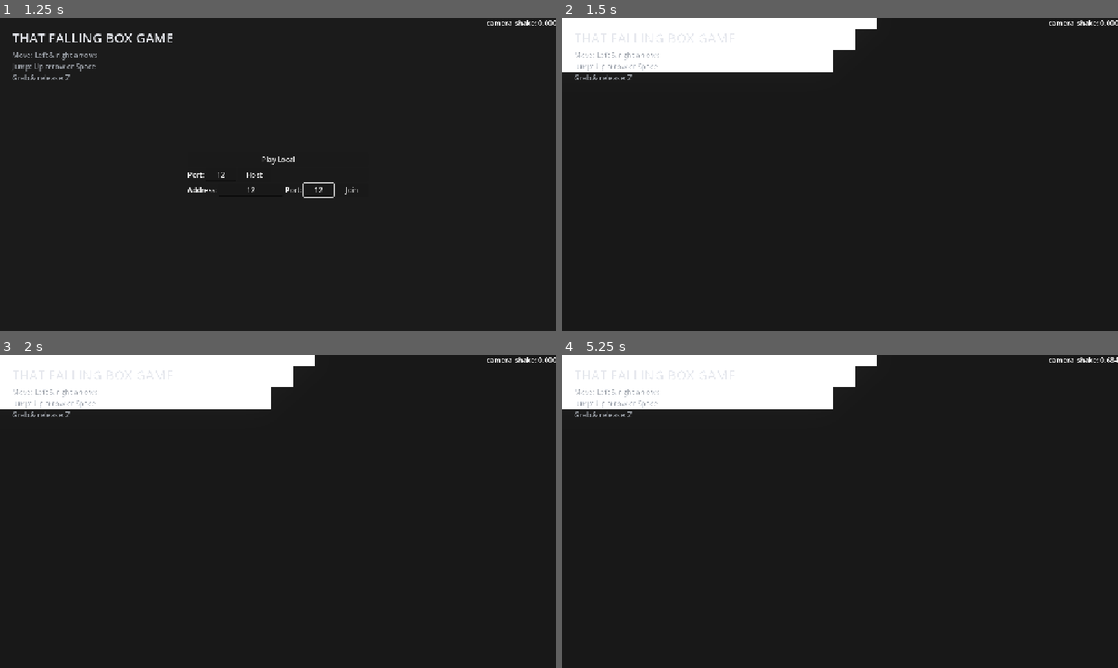
Above: before the commit, frames 1-4 (two rows, left to right).
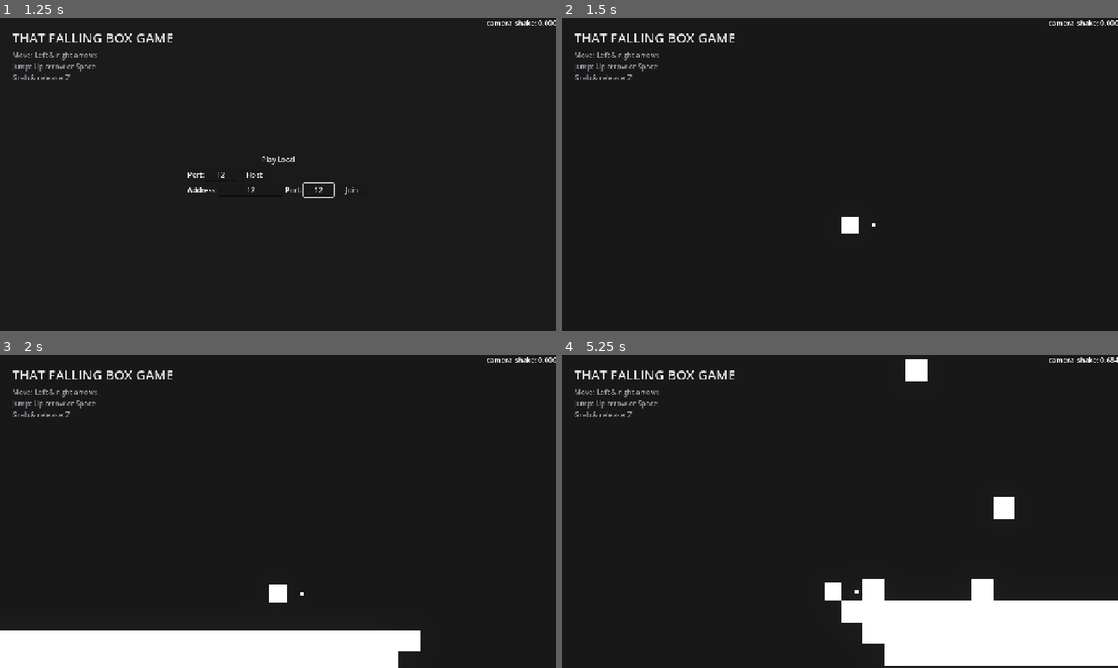
Above: after the commit, the same moments.

Repository: itsMapleLeaf/falling-box
Game: Godot game, scene res://src/main.tscn
Same seed, same stepped clock (60 frames per second), same inputs: the game is played once before the commit and once after it.
Inputs (mouse positions are in pixels of both pictures, inside the frame that each line leads up to):
- Up to frame 1 (1.25 s): click (222, 174) at 0.52 s; type "12" at 0.6 s; click (250, 190) at 0.75 s; type "12" at 0.83 s; click (316, 190) at 0.98 s; type "12" at 1.07 s
- Up to frame 2 (1.5 s): click "Play Local" at 1.25 s
- Up to frame 3 (2 s): no input
- Up to frame 4 (5.25 s): tap Enter at 2 s; move the mouse to (812, 574) at 2.02 s; hold Right (move_right) 2.03-2.75 s; tap I at 2.1, 5.1 s; click (812, 574) at 2.17 s; tap Up (jump) at 2.27 s; drag from (1006, 558) to (812, 574) at 2.77 s; move the mouse to (673, 464) at 3.52 s; hold Left (move_left) 3.53-4.25 s; tap Alt at 3.6 s; drag from (867, 511) to (673, 464) at 4.27 s; move the mouse to (756, 433) at 5.02 s; hold Left (move_left) from 5.03 s (still down)

Frame 1 is identical in both runs. In frame 2, 8.9% of the frame differs, in the area x 0-57%, y 0-69%; in frame 3, 18%; in frame 4, 20%, in the area x 0-100%, y 0-100%.

Commit message:
restore offline play

Diff:
--- a/src/game.gd
+++ b/src/game.gd
@@ -12,6 +12,13 @@
 
 func _ready() -> void:
 	player_multiplayer_spawner.spawn_function = _spawn_player
+
+
+func play_offline() -> void:
+	var player: Player = PLAYER.instantiate()
+	player.level = level
+	player.is_local = true
+	add_child(player)
 
 
 class PlayerSpawnData:
--- a/src/main_menu.gd
+++ b/src/main_menu.gd
@@ -21,3 +21,4 @@
 func _on_play_local_button_pressed() -> void:
 	var game: Game = load("uid://behcxl4o21rrt").instantiate()
 	_change_screen(game)
+	game.play_offline()
--- a/src/player.gd
+++ b/src/player.gd
@@ -19,6 +19,7 @@
 var is_dead := false
 var active_collision_layer: int
 var active_collision_mask: int
+var is_local := false
 
 
 func _enter_tree() -> void:
@@ -30,7 +31,7 @@
 	active_collision_mask = collision_mask
 	respawn_rng.randomize()
 	respawn()
-	camera.enabled = is_multiplayer_authority()
+	camera.enabled = is_multiplayer_authority() || is_local
 
 
 func _process(_delta: float) -> void:
